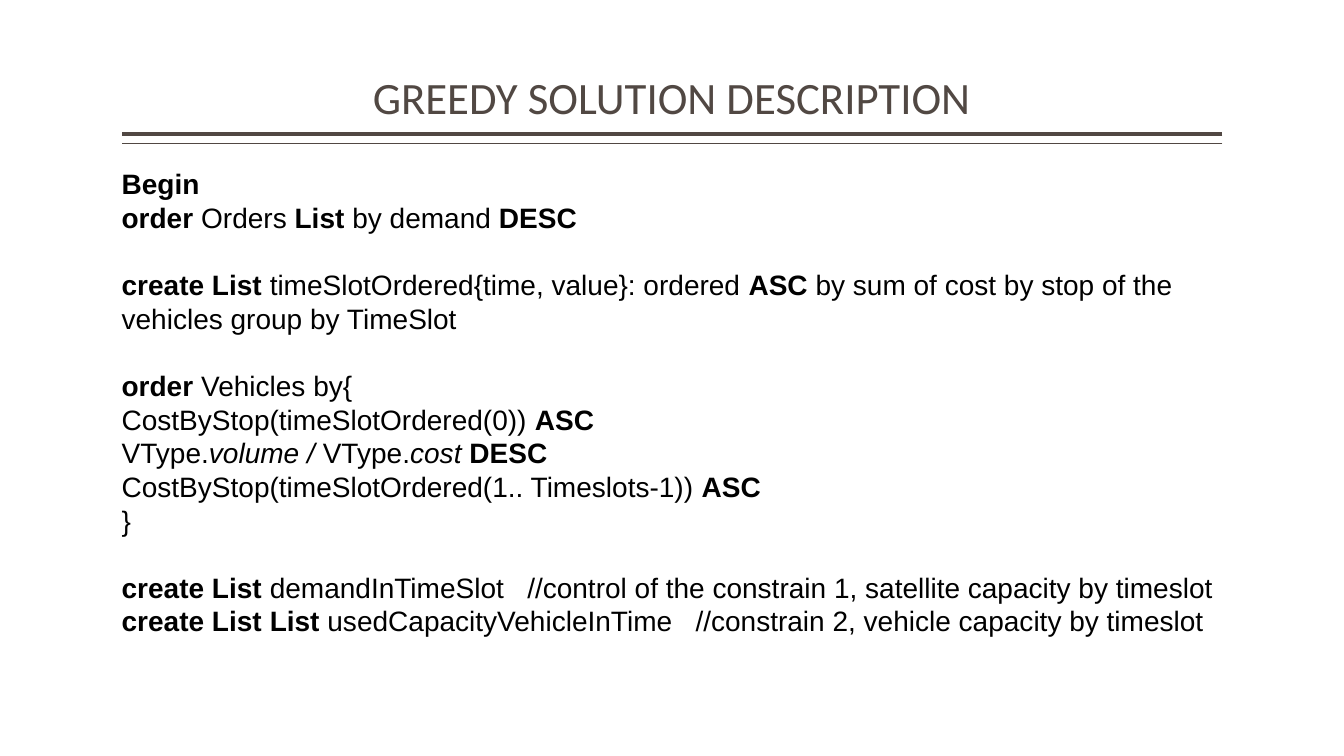
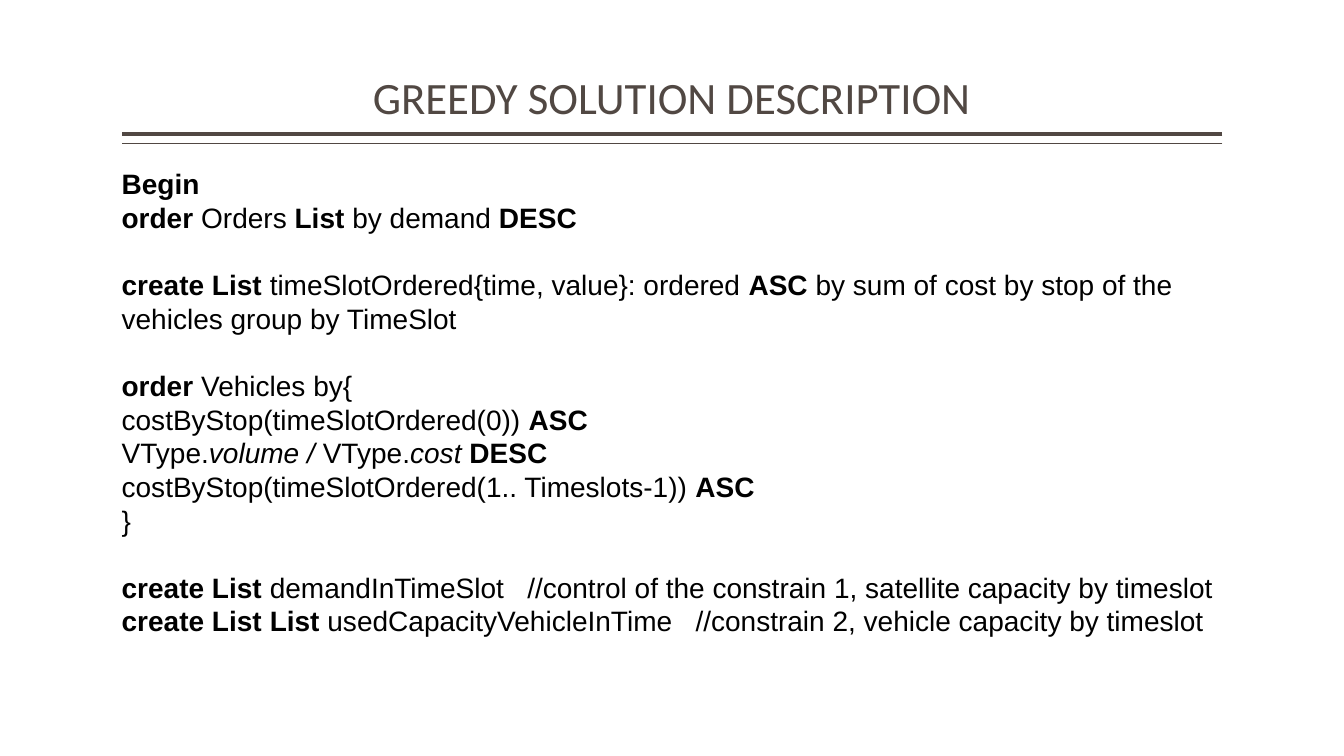
Before and after one commit to averanes/BinPackingProblem, a slide deck: slide 7 of bpdmo_greedy.pptx. Drawn at 1344x756 pixels with LibreOffice and Linux fonts; fonts in the diff are those of the drawing. Boxes give left, top, right and bottom in pixels: in the first picture for what was removed or moved away, otherwise in the second. Text is boxed around its words. In the diff, an @@ line names an element or a change of style, - is before the commit and + after.

```diff
--- a/bpdmo_greedy.pptx
+++ b/bpdmo_greedy.pptx
@@ text at (122,409,588,435): text changed @@
-CostByStop(timeSlotOrdered(0)) ASC
+costByStop(timeSlotOrdered(0)) ASC
@@ text at (122,476,754,502): text changed @@
-CostByStop(timeSlotOrdered(1.. Timeslots-1)) ASC
+costByStop(timeSlotOrdered(1.. Timeslots-1)) ASC
```
Also in this commit, not shown: 6 other slides changed, 1 slide added, 1 slide removed.
